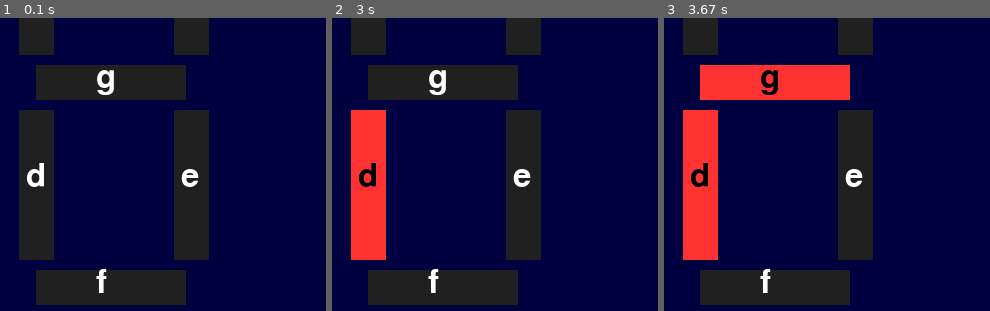
Above: before the commit, frames 1-3 (left to right).
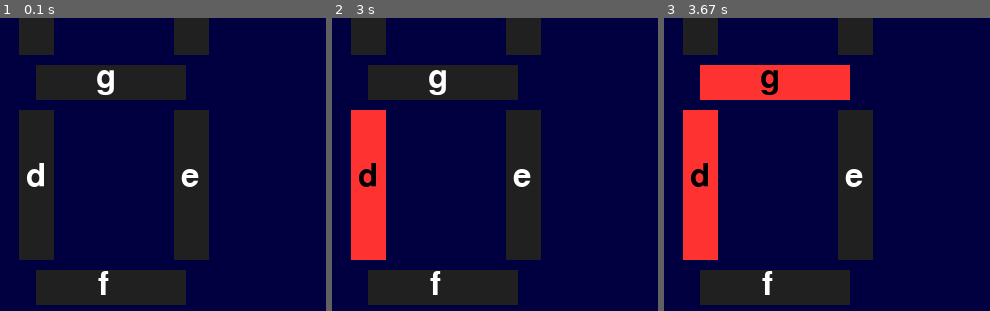
Above: after the commit, the same moments.

Repository: JulianNicholls/Raspberry-Pi-Misc
Game: pygame game, started from python/pygame/led_ui.py
Two runs of this game, one before a commit and one after it. Both use one fixed random seed, a clock stepped at 60 frames per second and the inputs below.
Inputs (mouse positions are % of the whole screen's width and height, from its top left):
- Up to frame 1 (0.1 s): no input
- Up to frame 2 (3 s): click "Red" at 0.38 s; click "Amber" at 0.72 s; click (65, 14) at 1.05 s; click (23, 11) at 1.38 s; click (52, 15) at 1.72 s; click "Green" at 2.55 s; click "d" at 2.88 s
- Up to frame 3 (3.67 s): click (10, 27) at 3.22 s; click (16, 61) at 3.55 s
The pictures show only the part of the screen within x 0-50%, y 50-100%; the shares and areas given below are measured in that part.

The runs differ from the first frame. In frame 1, 0.2% of the frame differs, in the area x 29-34%, y 85-95%; in frame 2, 0.2%; in frame 3, 0.2%.

Commit message:
Re-factor Button and Pin classes.

Diff:
--- a/python/pygame/led_ui.py
+++ b/python/pygame/led_ui.py
@@ -35,54 +35,80 @@
 
 
 #----------------------------------------------------------------------------
-# GPIO Pin class
+# GPIO Pin class that holds a GPIO pin number, current state, and active
+# low status.
 
 class Pin(object):
     def __init__(self, number, active = False, active_low = False):
+        """ Initialise with the pin number, start state, and active low status """
         self.number     = number
         self.active     = active
         self.active_low = active_low
+
         self.set_state()
 
     def set_state(self):
-        if self.active != self.active_low:
-            gpio.output(self.number, gpio.HIGH)
-        else:
-            gpio.output(self.number, gpio.LOW)
+        """ Set the hardware pin based on state and active low """
+        hilo = gpio.HIGH if self.active != self.active_low else gpio.LOW
+        gpio.output(self.number, hilo)
 
     def toggle(self):
+        """ Toggle the state and action it """
         self.active = not self.active
         self.set_state()
 
 
 #----------------------------------------------------------------------------
-# Button Class
+# Generic Button class that knows how to draw itself and returns true if it
+# has been clicked.
 
-class PinButton(object):
-    def __init__(self, x, y, pin, text, colour, width = 200, height = 100, x_offset = 50, y_offset = 30):
-        self.x          = x
-        self.y          = y
-        self.pin        = pin
+class Button(object):
+    def __init__(self, x, y, text, colour, width, height, x_offset, y_offset):
+        self.x, self.y          = x, y
+        self.width, self.height = width, height
+        self.x_off, self.y_off  = x_offset, y_offset
+
         self.text       = text
         self.colour     = colour
-        self.width      = width
-        self.height     = height
-        self.x_offset   = x_offset
-        self.y_offset   = y_offset
 
     def draw(self, screen):
+        """ Draw the button rectangle and its text """
+        pygame.draw.rect(screen, colour, (self.x, self.y, self.width, self.height))
+
+        text_surface = button_font.render(self.text, 1, white)
+        screen.blit(text_surface, (self.x + self.x_off, self.y + self.y_off))
+
+    def contains(self, pos):
+        """ Return whether the passed position is part of the button """
+        return pos[0] >= self.x and pos[0] < self.x + self.width and \
+               pos[1] >= self.y and pos[1] < self.y + self.height
+
+    def action(self):
+        """ NULL Action """
+        pass
+
+#----------------------------------------------------------------------------
+# PinButton Class that holds a Pin reference and draws based on it.
+
+class PinButton(Button):
+    def __init__(self, x, y, pin, text, colour, width = 200, height = 100, x_offset = 50, y_offset = 30):
+        super().__init__(x, y, text, colour, width, height, x_offset, y_offset)
+
+        self.pin = pin
+
+    def draw(self, screen):
+        """ Draw the button rectangle and its text sewnsitive to pin status """
         pygame.draw.rect(screen, self.colour if self.pin.active else off, (self.x, self.y, self.width, self.height))
 
         text_surface = button_font.render(self.text, 1, black if self.pin.active else white)
-        screen.blit(text_surface, (self.x + self.x_offset, self.y + self.y_offset))
+        screen.blit(text_surface, (self.x + self.x_off, self.y + self.y_off))
 
-    def clicked(self, pos):
-        return pos[0] >= self.x and pos[0] < self.x + self.width and \
-               pos[1] >= self.y and pos[1] < self.y + self.height
-
+    def action(self):
+        """ Toggle the pin state """
+        self.pin.toggle()
 
 #----------------------------------------------------------------------------
-# Initialisation
+# Initialisation functions
 
 def initialise_gpio():
     gpio.setmode(gpio.BOARD)
@@ -110,7 +136,7 @@
 screen      = pygame.display.set_mode(window_size)
 button_font = pygame.font.Font(None, 48)
 
-buttons    = [
+buttons     = [
     PinButton( 20,  20, Pin(red_pin),   'Red',   red,   200, 100, 60, 30),
     PinButton(240,  20, Pin(amber_pin), 'Amber', amber, 200, 100, 50, 30),
     PinButton(460,  20, Pin(green_pin), 'Green', green, 200, 100, 50, 30),
@@ -121,7 +147,7 @@
     PinButton( 50, 355, Pin(pins7[6], False, True), 'g', red, 150,  35, 60,  -4),
     PinButton( 33, 400, Pin(pins7[3], False, True), 'd', red,  35, 150,  7, 50),
     PinButton(188, 400, Pin(pins7[4], False, True), 'e', red,  35, 150,  7, 50),
-    PinButton( 50, 560, Pin(pins7[5], False, True), 'f', red, 150,  35, 60,  -4),
+    PinButton( 50, 560, Pin(pins7[5], False, True), 'f', red, 150,  35, 62,  -2),
 ]
 
 # Event Loop
@@ -135,8 +161,8 @@
         running = False
     elif event.type == pygame.MOUSEBUTTONDOWN:
         for b in buttons:
-            if b.clicked(event.pos):
-                b.pin.toggle()
+            if b.contains(event.pos):
+                b.action()
                 break
 
     screen.fill(blue)
